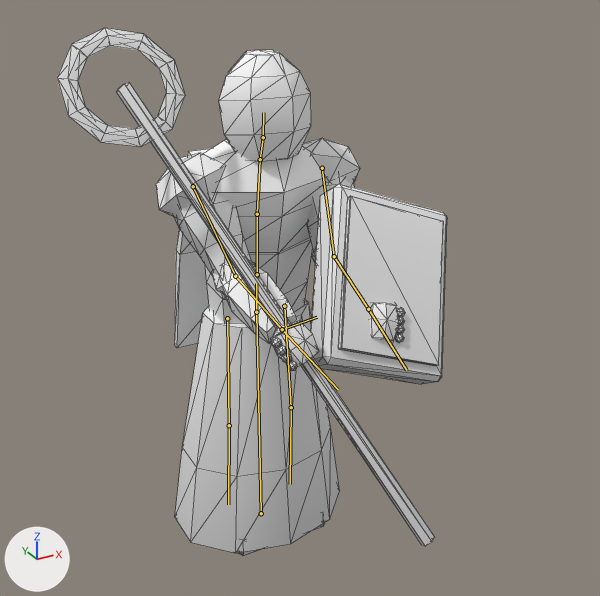
An edit to the glTF model client/public/assets/models/veil_sister.glb, drawn before and after from the same camera.
Camera for both pictures: a 50 mm lens placed at (-1.16, -2.43, 2.11), pointed at (-0.05, -0.41, 1.1). The lights are fixed; the arrows at lower left show +X, +Y and +Z. The first picture is the older version. Both versions are drawn at frame 24 of the action 'cast'; the numbers are the values there. The bones that change, and the others that lie on the model, are drawn over the model as lines. Mesh edges are drawn as thin lines.

In view in the first picture: 'veil_sister'.
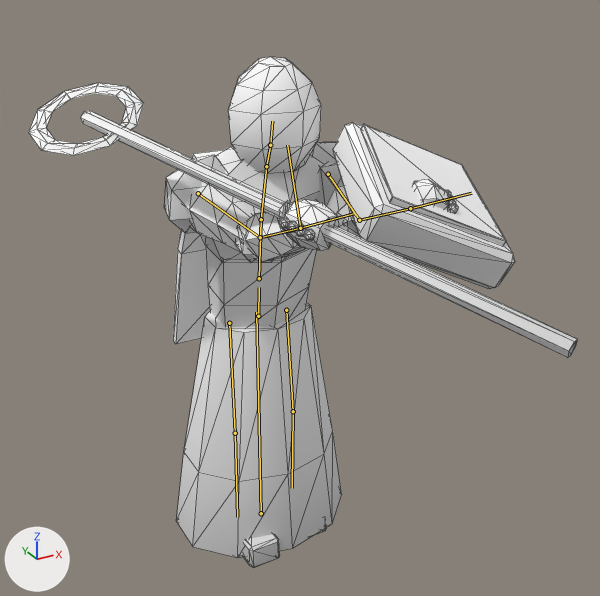
Where the change shows, as pixel boxes [x1, y1, x2, y2] in the pictures (600 x 596 px):
'veil_sister', posed (41% wider): before [57, 28, 447, 555]; after [28, 57, 578, 567]
bone 'hips', root to tip: before (256, 312) to (256, 283); after (258, 316) to (259, 287)
bone 'spine', root to tip: before (257, 274) to (257, 214); after (259, 278) to (261, 219)
bone 'head', root to tip: before (263, 137) to (263, 112); after (270, 145) to (272, 121)
bone 'upper_arm.L', root to tip: before (322, 168) to (334, 256); after (328, 174) to (359, 220)
bone 'upper_arm.R', root to tip: before (193, 186) to (235, 276); after (198, 193) to (260, 237)
bone 'thigh.R', root to tip: before (227, 318) to (229, 425); after (229, 323) to (235, 433)

What the commit changed:
Bone 'hips' (bone_hips) moves from (0.0, 0.0, 0.0) to (0.0, -0.008, 0.017).
Bone 'spine' (bone_spine) turns from (0, 0, 0) to (4, 0, 0) degrees about its own x, y and z.
Bone 'head' (bone_head) turns from (-2, 0, 0) to (2, 0, 0) degrees about its own x, y and z.
Bone 'upper_arm.L' (bone_upper_arm_l) turns from (-39, 0, 15) to (-84, 0, 20) degrees about its own x, y and z.
Bone 'upper_arm.R' (bone_upper_arm_r) turns from (-39, 0, -15) to (-84, 0, -20) degrees about its own x, y and z.
Bone 'thigh.R' (bone_thigh_r) turns from (0, 0, 0) to (-4, 0, 0) degrees about its own x, y and z.
